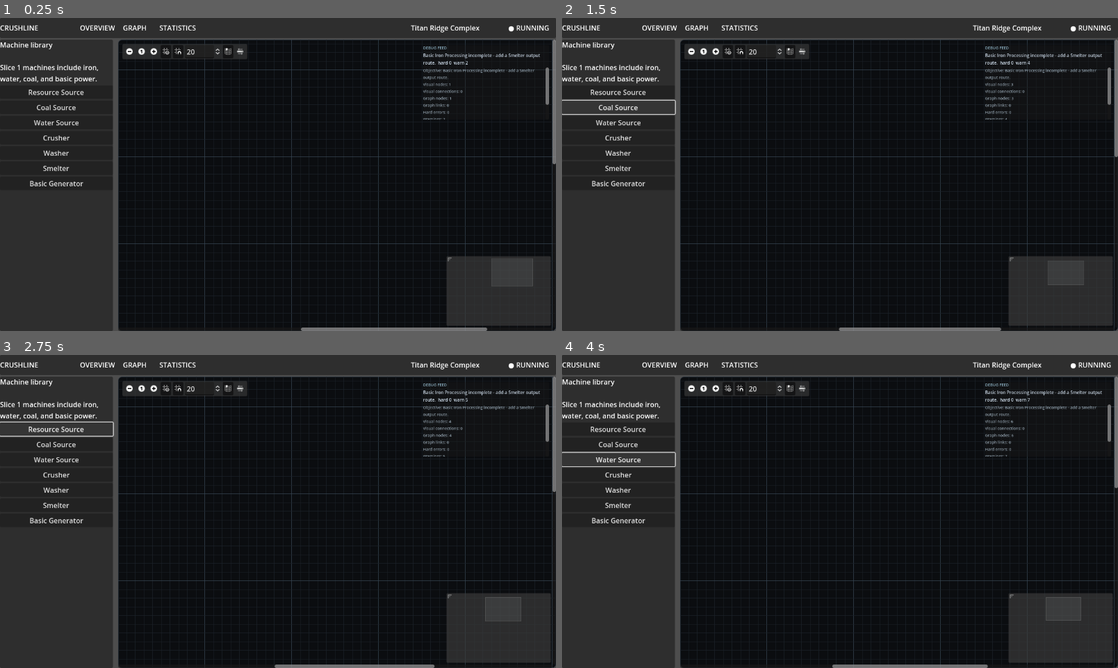
Above: before the commit, frames 1-4 (two rows, left to right).
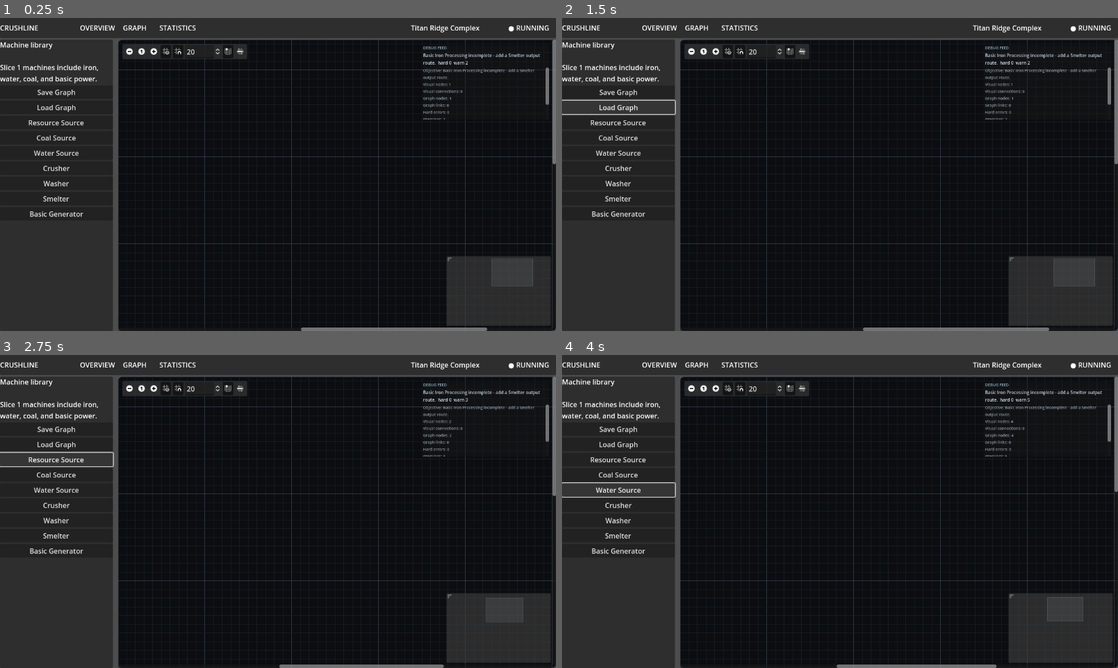
Above: after the commit, the same moments.

Repository: killerbearddude/Crushline-Godot
Game: Godot game, scene res://scenes/main/Main.tscn
Two runs of this game, one before a commit and one after it. Both use one fixed random seed, a clock stepped at 60 frames per second and the inputs below.
Inputs (mouse positions are in pixels of both pictures, inside the frame that each line leads up to):
- Up to frame 1 (0.25 s): no input
- Up to frame 2 (1.5 s): click (617, 93) at 0.5 s, where only the run after the commit has a clickable "Save Graph"; click (617, 108) at 1.25 s, where only the run after the commit has a clickable "Load Graph"
- Up to frame 3 (2.75 s): click "Resource Source" at 2 s
- Up to frame 4 (4 s): click "Coal Source" at 2.75 s; click "Water Source" at 3.5 s

The runs differ from the first frame. In frame 1, 0.7% of the frame differs, in the area x 5-16%, y 22-64%; in frame 2, 0.9%; in frame 3, 1.1%, in the area x 0-100%, y 13-100%; in frame 4, 1.1%.

Commit message:
Add graph save and load buttons

Diff:
--- a/scenes/main/Main.tscn
+++ b/scenes/main/Main.tscn
@@ -76,6 +76,14 @@
 layout_mode = 2
 text = "Machine library\n\nSlice 1 machines include iron, water, coal, and basic power."
 autowrap_mode = 3
+
+[node name="SaveGraphButton" type="Button" parent="Root/Body/MachineLibraryPanel/MachineLibraryContents"]
+layout_mode = 2
+text = "Save Graph"
+
+[node name="LoadGraphButton" type="Button" parent="Root/Body/MachineLibraryPanel/MachineLibraryContents"]
+layout_mode = 2
+text = "Load Graph"
 
 [node name="AddResourceSourceButton" type="Button" parent="Root/Body/MachineLibraryPanel/MachineLibraryContents"]
 layout_mode = 2
